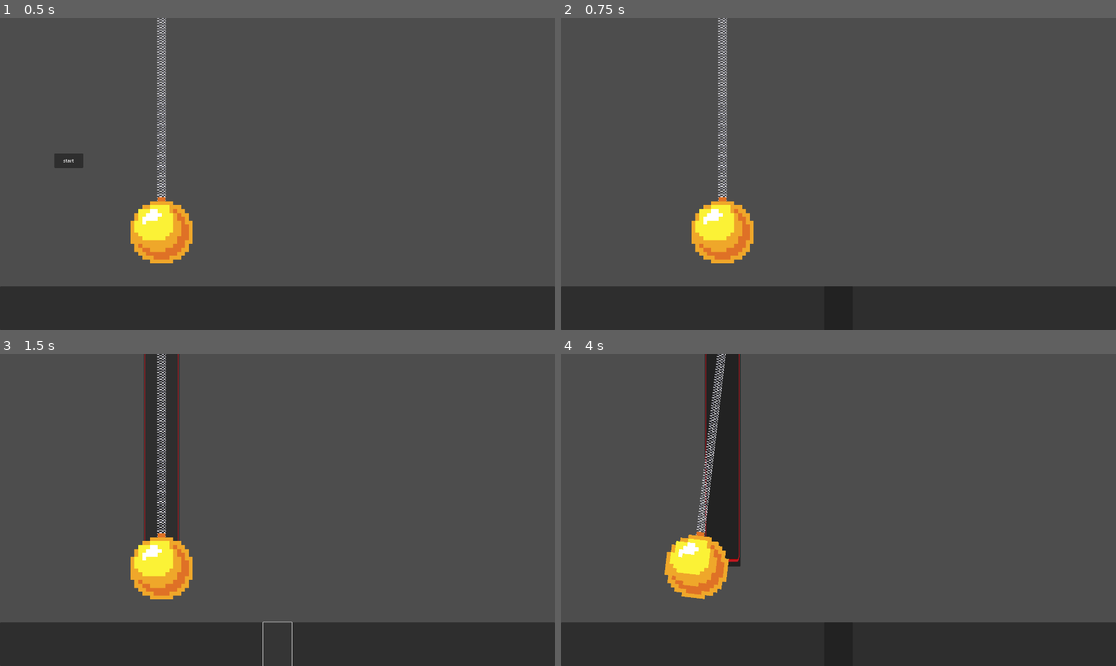
Above: before the commit, frames 1-4 (two rows, left to right).
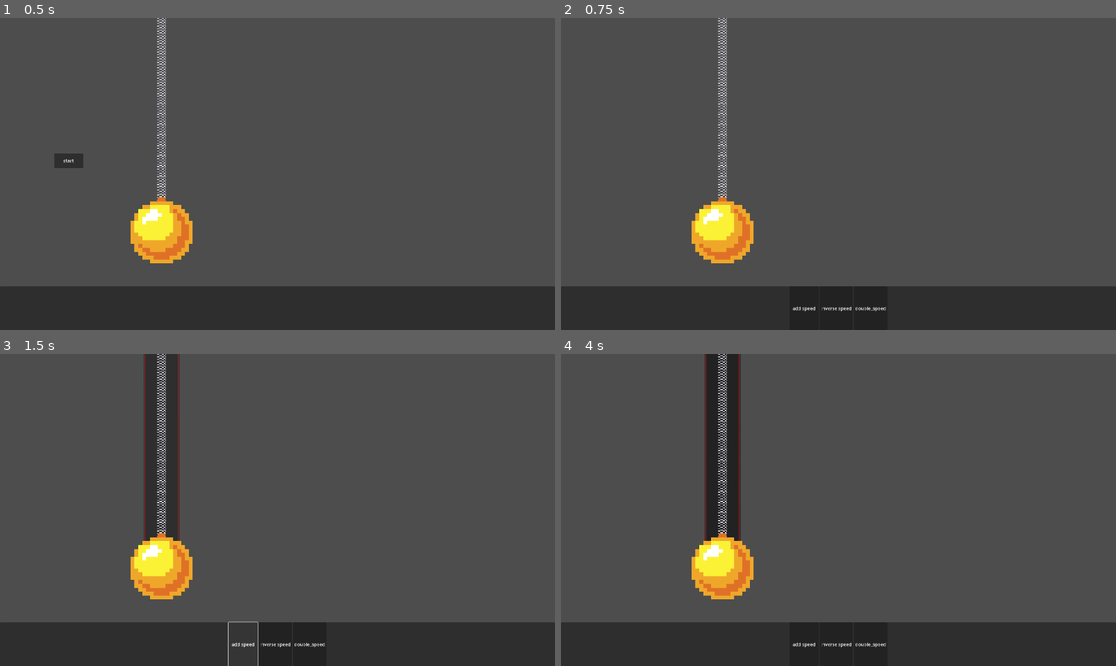
Above: after the commit, the same moments.

Repository: HEKEPOIU/gmtk_2024
Game: Godot game, scene res://scene/test.tscn
Same seed, same stepped clock (60 frames per second), same inputs: the game is played once before the commit and once after it. This scene is started directly instead of the project's main scene.
Inputs (mouse positions are in pixels of both pictures, inside the frame that each line leads up to; where the layout moved, square brackets give the same spot in the first picture):
- Up to frame 1 (0.5 s): no input
- Up to frame 2 (0.75 s): click "start" at 0.5 s
- Up to frame 3 (1.5 s): click (244, 644) [277, 644] at 1.25 s
- Up to frame 4 (4 s): click (838, 644) at 2 s; click (871, 644) [838, 644] at 2.75 s; click (721, 456) at 3.5 s

Frame 1 is identical in both runs. In frame 2, 0.1% of the frame differs, in the area x 41-59%, y 92-94%; in frame 3, 0.2%; in frame 4, 3.5%, in the area x 18-59%, y 0-94%.

Commit message:
add card name

Diff:
--- a/scene/test.gd
+++ b/scene/test.gd
@@ -7,12 +7,13 @@
 
 @export var inverse_speed_card: Resource = preload("res://src/ui/card/card_effect/inverse_speed_card.gd")
 @export var add_speed_card: Resource = preload("res://src/ui/card/card_effect/add_speed_card.gd")
+@export var double_speed_card: Resource = preload("res://src/ui/card/card_effect/double_speed_card.gd")
 # Called when the node enters the scene tree for the first time.
 func _ready():
 	canvas.on_card_click.connect((func() -> void: canvas.show_border(get_pendulum_info_array(), Vector2(1, 1))))
 	canvas.game_start.connect(func() -> void:
 		print('print list')
-		canvas.refresh_card_state([add_speed_card.new()]))
+		canvas.refresh_card_state([add_speed_card.new(), inverse_speed_card.new(), double_speed_card.new()]))
 	pass # Replace with function body.
 
 func get_pendulum_info_array() -> Array:
--- a/src/ui/card/card_effect/add_speed_card.gd
+++ b/src/ui/card/card_effect/add_speed_card.gd
@@ -1,6 +1,8 @@
 extends CardEffect
 @export var times := 10
 
+func _init():
+	name = 'add speed'
 func on_trigger(target: Pendulum) -> void:
 	var dir: float = target.angular_velocity / abs(target.angular_velocity)
 	if dir != 1 && dir != -1:
--- a/src/ui/card/card_effect/card_effect.gd
+++ b/src/ui/card/card_effect/card_effect.gd
@@ -2,5 +2,6 @@
 
 class_name CardEffect
 
-func on_trigger(target:Pendulum) -> void:
+@export var name: String = 'name'
+func on_trigger(target: Pendulum) -> void:
 	pass
--- /dev/null
+++ b/src/ui/card/card_effect/double_speed_card.gd
@@ -0,0 +1,9 @@
+extends CardEffect
+@export var times := 2
+
+func _init():
+	name = 'double_speed'
+
+func on_trigger(target: Pendulum) -> void:
+	target.angular_velocity *= times
+	print("add speed")
--- a/src/ui/card/card_effect/inverse_speed_card.gd
+++ b/src/ui/card/card_effect/inverse_speed_card.gd
@@ -1,5 +1,7 @@
 extends CardEffect
 
+func _init():
+	name = 'inverse speed'
 func on_trigger(target: Pendulum) -> void:
 	target.angular_velocity *= -1
 	print("inverseSucc")
--- a/src/ui/ui_main.gd
+++ b/src/ui/ui_main.gd
@@ -32,7 +32,8 @@
 	print(list)
 	for i: CardEffect in list:
 		var ins: Card = card.instantiate() as Card
-		ins.text = i.resource_name
+		print(i.name)
+		ins.text = i.name
 		ins.card_effect = i
 		ins.on_card_click.connect(_on_card_click)
 		cardContainer.add_child(ins)
